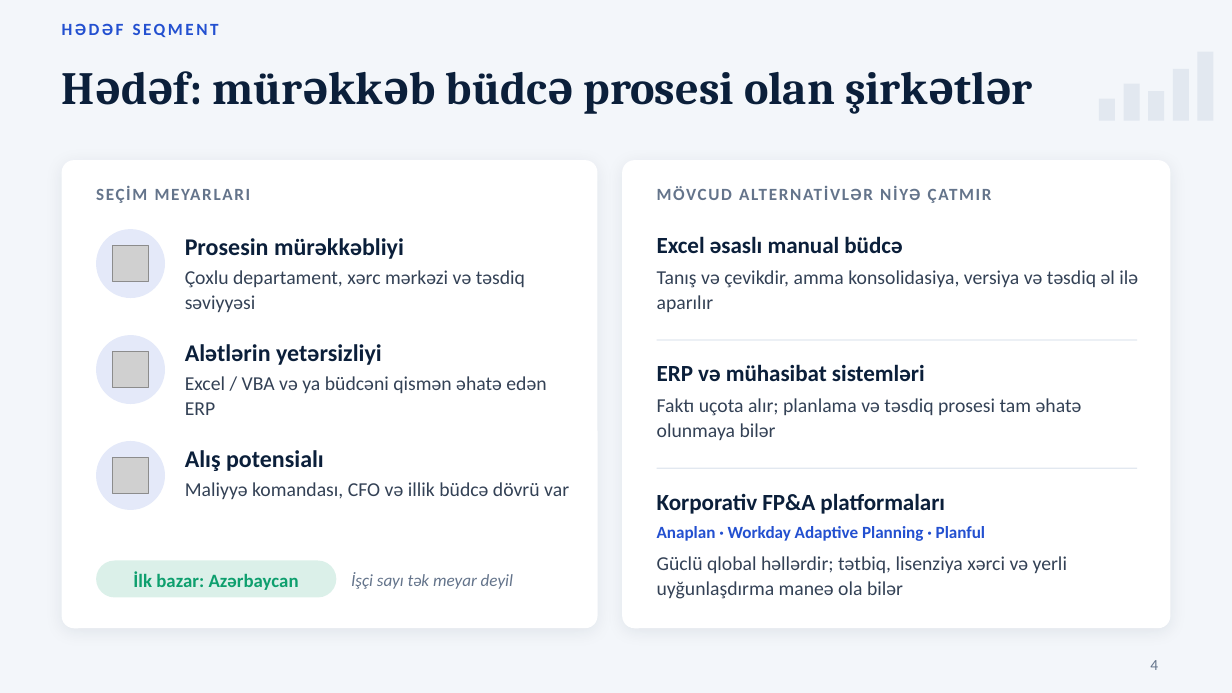
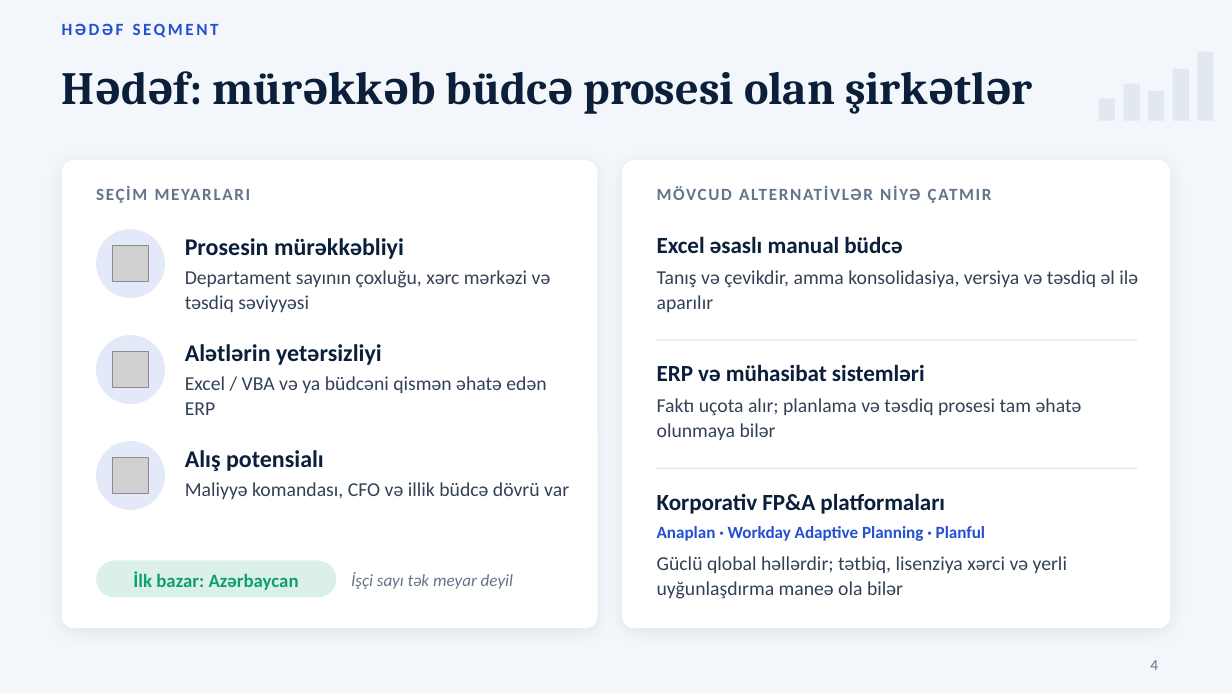
Before and after one commit to TuralRajab/finbridge, a slide deck: slide 4 of docs/pitch/FinBridge_teqdimat.pptx. Drawn at 1232x693 pixels with LibreOffice and Linux fonts; fonts in the diff are those of the drawing; grey boxes stand for pictures. Boxes give left, top, right and bottom in pixels: in the first picture for what was removed or moved away, otherwise in the second. Text is boxed around its words. In the diff, an @@ line names an element or a change of style, - is before the commit and + after.

```diff
--- a/docs/pitch/FinBridge_teqdimat.pptx
+++ b/docs/pitch/FinBridge_teqdimat.pptx
@@ text at [185,270,551,312]: text changed @@
-Çoxlu departament, xərc mərkəzi və təsdiq səviyyəsi
+Departament sayının çoxluğu, xərc mərkəzi və təsdiq səviyyəsi
```
Also in this commit, not shown: 4 other slides changed.
